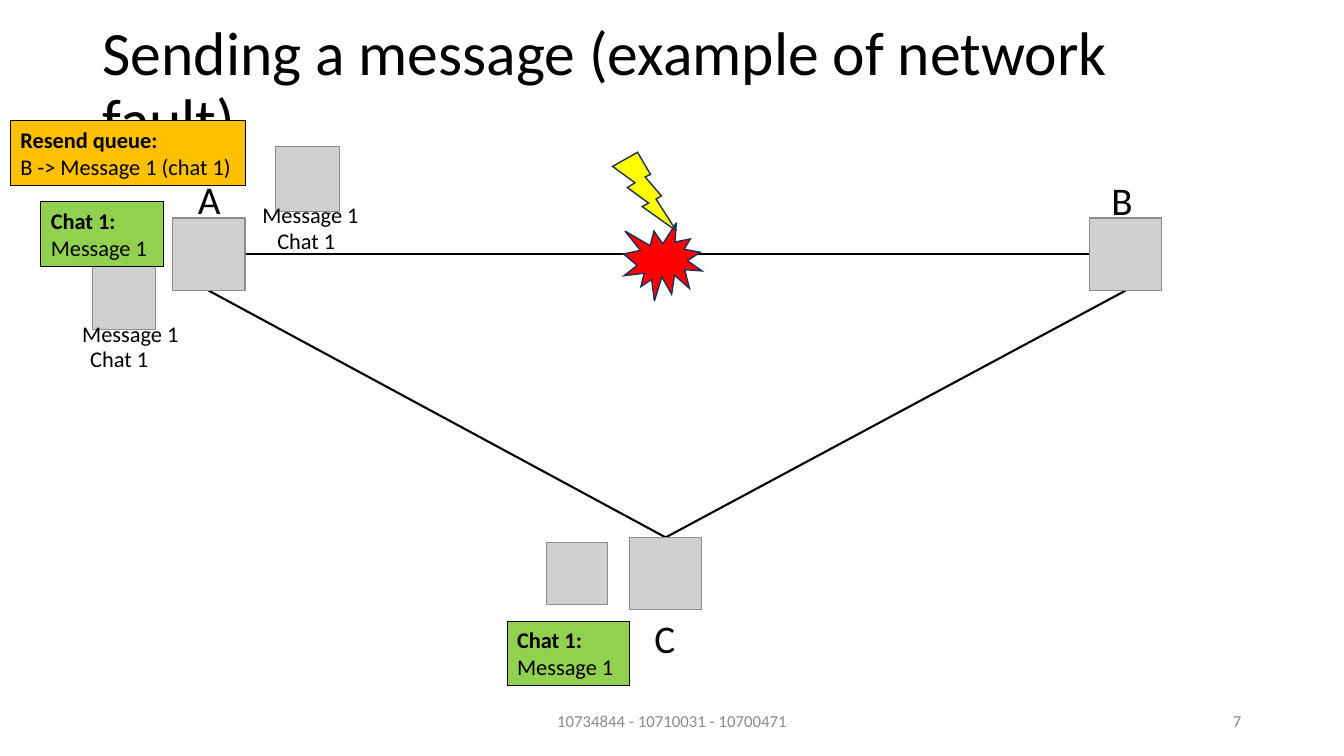
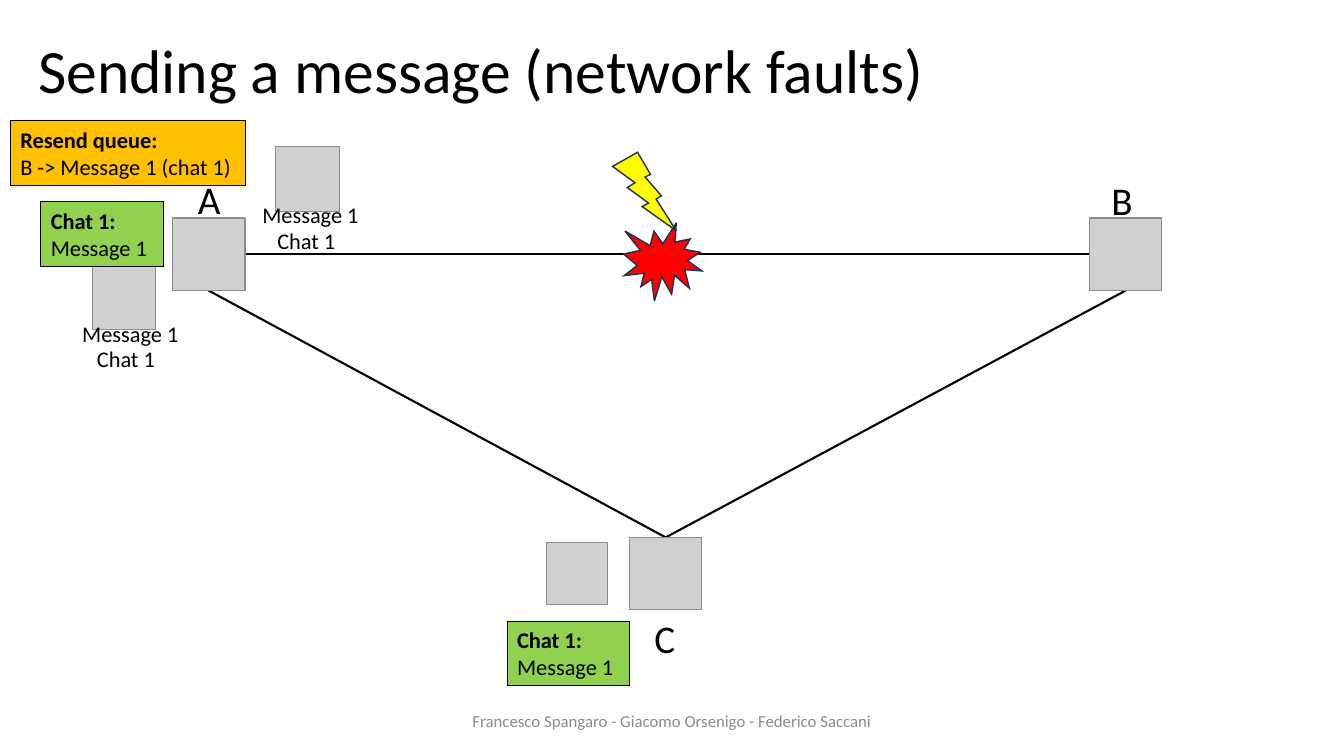
Before and after one commit to francescospangaro/HACOGroupChat, a slide deck: slide 8 of docs/presentazione ds.pptx (slide 7 before the commit). Drawn at 1344x756 pixels with LibreOffice and Linux fonts; fonts in the diff are those of the drawing; grey boxes stand for pictures; background and template pictures are left out. Boxes give left, top, right and bottom in pixels: in the first picture for what was removed or moved away, otherwise in the second. Text is boxed around its words. In the diff, an @@ line names an element or a change of style, - is before the commit and + after.

```diff
--- a/docs/presentazione ds.pptx
+++ b/docs/presentazione ds.pptx
@@ title at (38, 48, 923, 104): text changed @@
-Sending a message (example of network fault)
+Sending a message (network faults)
@@ text "Chat 1": place and size @@
-text "Chat 1" at (90, 351, 148, 367)
+text "Chat 1" at (97, 351, 155, 367)
@@ text at (472, 715, 870, 730): text changed @@
-10734844 - 10710031 - 10700471
+Francesco Spangaro - Giacomo Orsenigo - Federico Saccani
@@ page number removed at (1233, 716, 1241, 727) @@
-7
```
Also in this commit, not shown: 11 other slides changed, 1 slide added, 1 other file.
